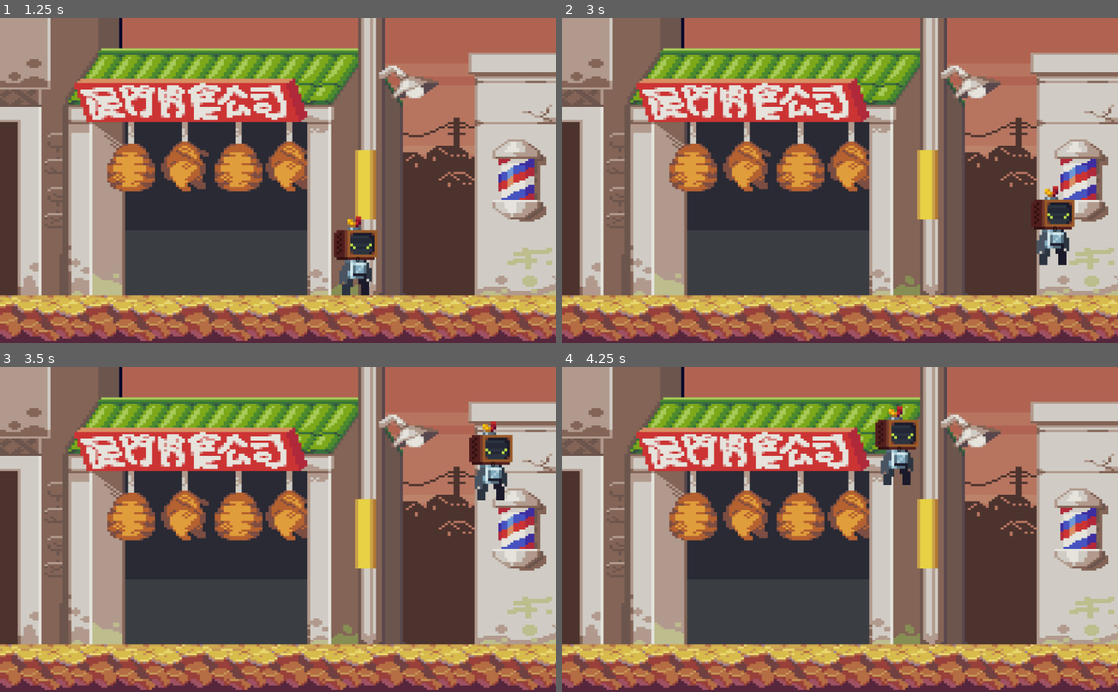
Above: before the commit, frames 1-4 (two rows, left to right).
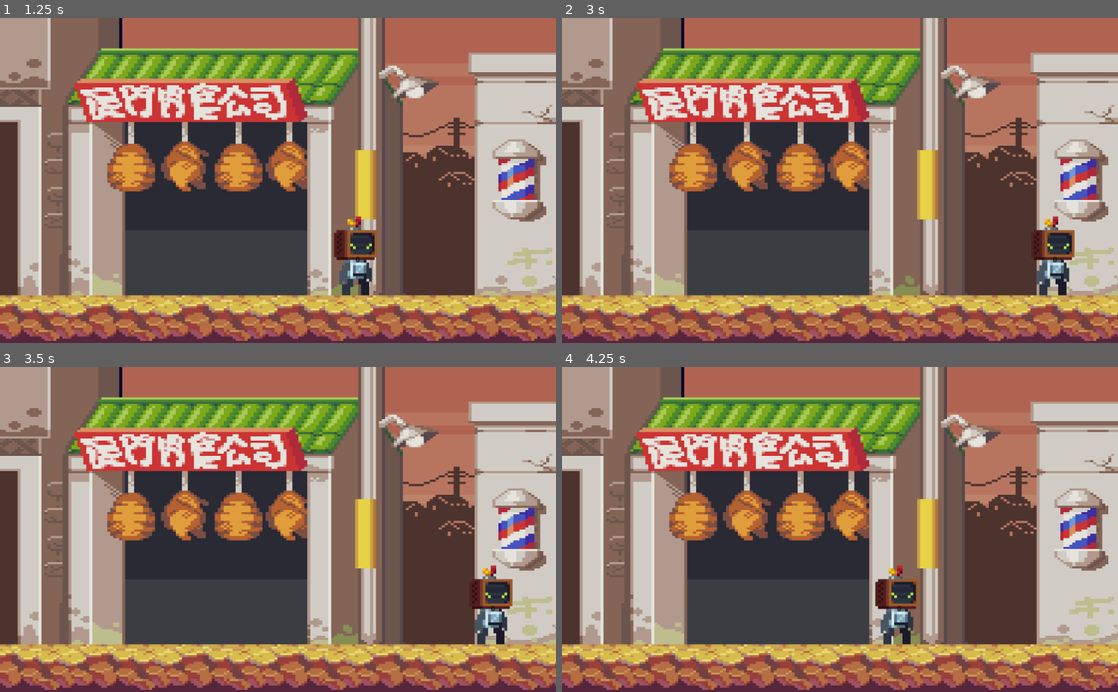
Above: after the commit, the same moments.

Repository: BasCandia/RollbackNetcodePeerToPeer
Game: Godot game, scene res://Scenes/Stage2DCollisions.tscn
The game is run twice, just before and just after one commit, with the same random seed, the same clock (stepped at 60 frames per second) and the same inputs.
Inputs:
- Up to frame 1 (1.25 s): tap Enter at 0.5 s; hold D from 0.53 s (still down); hold Space from 0.53 s (still down)
- Up to frame 2 (3 s): release D at 1.28 s; release Space at 1.28 s; hold S 1.28-2.03 s; tap Enter at 1.35, 2.85 s; tap Space at 1.52, 1.55, 1.82, 2 s; hold D 2.03-2.78 s; hold Space 2.03-2.78 s; hold W from 2.78 s (still down)
- Up to frame 3 (3.5 s): keep holding W; tap Space at 3.02, 3.05, 3.32 s
- Up to frame 4 (4.25 s): release W at 3.53 s; hold A from 3.53 s (still down); hold Space from 3.53 s (still down)

Frame 1 is identical in both runs. In frame 2, 1.9% of the frame differs, in the area x 84-93%, y 51-86%; in frame 3, 2.5%; in frame 4, 2.6%, in the area x 56-65%, y 11-86%.

Commit message:
Movimiento en X, limite de 60 Fps y Frame Counter

Diff:
--- a/Scripts/InputControl.gd
+++ b/Scripts/InputControl.gd
@@ -7,6 +7,7 @@
 var rollback = 7
 
 var frame_num = 0 #ranges between 0-255 per circular input array cycle (cycle is every 256 frames)
+var frame_count = 0 #contador de frames
 
 var input_array = [] #array to hold 256 Inputs
 var state_queue = [] #queue for Frame_States of past frames (for rollback)
@@ -15,9 +16,9 @@
 
 #---classes---
 class Inputs:
-	#Indexing [0]: W, [1]: A, [2]: S, [3]: D, [4]: SPACE
+	#Indexing [0]: A, [1]: D, [2]: SPACE
 	#inputs by local player for a single frame
-	var local_input = [false, false, false, false, false]
+	var local_input = [false, false, false]
 
 	func duplicate():
 		var duplicate = Inputs.new()
@@ -59,19 +60,17 @@
 	frame_start_all()
 
 	#record local inputs
-	var local_input = [false, false, false, false, false]
-	if Input.is_key_pressed(KEY_W):
+	var local_input = [false, false, false]
+	if Input.is_key_pressed(KEY_A):
 		local_input[0] = true
-	if Input.is_key_pressed(KEY_A):
+	if Input.is_key_pressed(KEY_D):
 		local_input[1] = true
-	if Input.is_key_pressed(KEY_S):
+	if Input.is_key_pressed(KEY_SPACE):
 		local_input[2] = true
-	if Input.is_key_pressed(KEY_D):
-		local_input[3] = true
-	if Input.is_key_pressed(KEY_SPACE):
-		local_input[4] = true
 
 	input_array[(frame_num + input_delay) % 256].local_input = local_input
+	frame_count += 1
+	print(frame_count)
 
 	var current_input = input_array[frame_num].duplicate()
 
--- a/Scripts/LocalPlayer.gd
+++ b/Scripts/LocalPlayer.gd
@@ -33,19 +33,13 @@
 	#calculate state of object for the given input
 	var vect = Vector2(0, 0)
 
-	if input.local_input[0]: #W
-		vect.y -= 7
-
-	if input.local_input[1]: #A
+	if input.local_input[0]: #A
 		vect.x -= 7
 
-	if input.local_input[2]: #S
-		vect.y += 7
-
-	if input.local_input[3]: #D
+	if input.local_input[1]: #D
 		vect.x += 7
 
-	if input.local_input[4]: #SPACE
+	if input.local_input[2]: #SPACE
 		counter = counter/2
 
 	#move_and_collide for "solid" stationary objects
--- a/project.godot
+++ b/project.godot
@@ -19,7 +19,14 @@
 
 [debug]
 
+settings/fps/force_fps=60
+settings/stdout/print_fps=true
 gdscript/warnings/unsafe_cast=true
+
+[global]
+
+fps=false
+frames=false
 
 [layer_names]
 
